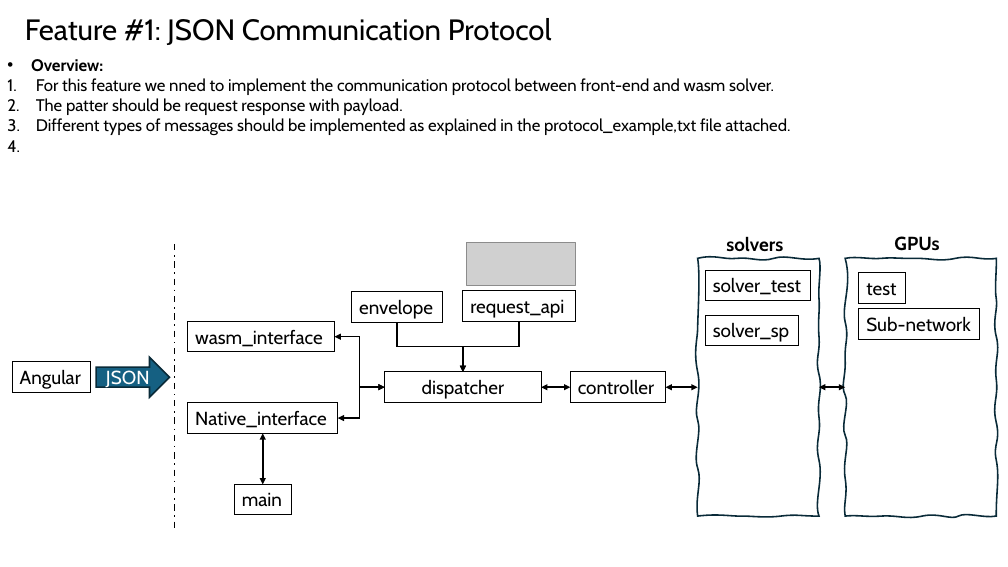
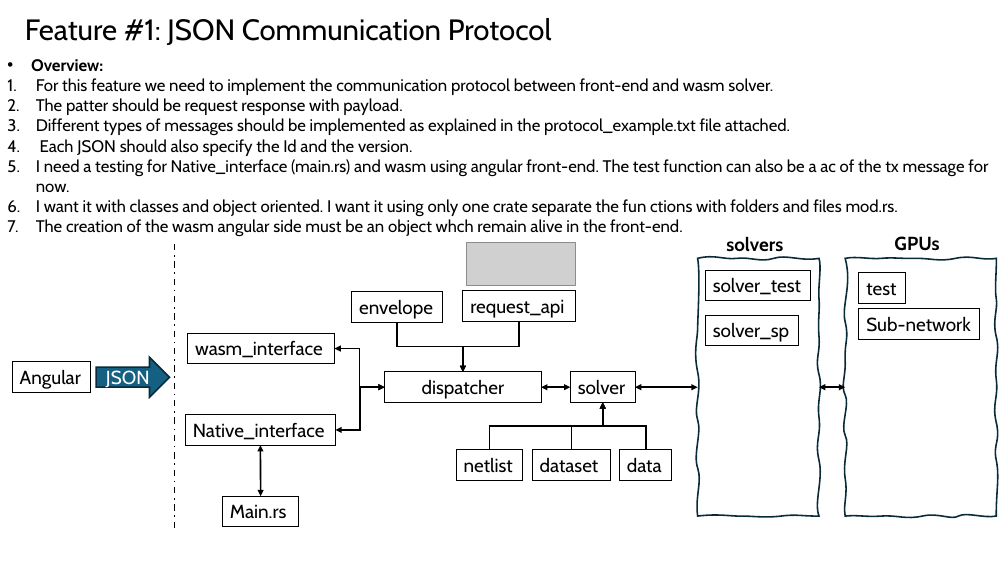
Before and after one commit to Cristiana85/integra-v1.0, a slide deck: slide 8 of INTEGRA Editor Project.pptx. Drawn at 1008x567 pixels with LibreOffice and Linux fonts; fonts in the diff are those of the drawing; grey boxes stand for pictures. Boxes give left, top, right and bottom in pixels: in the first picture for what was removed or moved away, otherwise in the second. Text is boxed around its words. In the diff, an @@ line names an element or a change of style, - is before the commit and + after.

```diff
--- a/INTEGRA Editor Project.pptx
+++ b/INTEGRA Editor Project.pptx
@@ text at [36,78,773,95]: text changed @@
-1. For this feature we nned to implement the communication protocol between front-end and wasm solver.
+1. For this feature we need to implement the communication protocol between front-end and wasm solver.
@@ text at [36,118,988,236]: text changed @@
-3. Different types of messages should be implemented as explained in the protocol_example,txt file attached.
+3. Different types of messages should be implemented as explained in the protocol_example.txt file attached.
+4. Each JSON should also specify the Id and the version.
+5. I need a testing for Native_interface (main.rs) and wasm using angular front-end. The test function can also be a ac of the tx message for now.
+6. I want it with classes and object oriented. I want it using only one crate separate the fun ctions with folders and files mod.rs.
+7. The creation of the wasm angular side must be an object whch remain alive in the front-end.
@@ rectangle "wasm_interface": place and size @@
-rectangle "wasm_interface" at [188,321,334,352]
+rectangle "wasm_interface" at [188,333,334,364]
@@ elbow double arrow moved from (334, 337) - (385, 387) to (334, 349) - (385, 387) @@
@@ elbow double arrow moved from (338, 418) - (385, 387) to (336, 430) - (385, 387) @@
@@ rectangle "solver": place and size @@
-rectangle "solver" at [570,372,665,402]
+rectangle "solver" at [570,372,635,402]
@@ text in rectangle at [578,379,625,394]: text changed @@
-controller
+solver
@@ double arrow moved from (666, 387) - (698, 387) to (635, 387) - (698, 387) @@
@@ rectangle "Native_interface": place and size @@
-rectangle "Native_interface" at [188,403,337,433]
+rectangle "Native_interface" at [185,415,335,445]
@@ elbow arrow added from (490, 450) to (603, 402), #000000 1.5 pt @@
@@ elbow arrow added from (572, 450) to (603, 402), #000000 1.5 pt @@
@@ elbow arrow added from (646, 450) to (603, 402), #000000 1.5 pt @@
@@ double arrow moved from (263, 485) - (263, 433) to (261, 496) - (260, 445) @@
@@ rectangle added at [456,450,523,480], outline #000000 0.75 pt, 18 pt, text #000000 @@
+netlist
@@ rectangle added at [532,450,610,480], outline #000000 0.75 pt, 18 pt, text #000000 @@
+dataset
@@ rectangle added at [619,450,671,480], outline #000000 0.75 pt, 18 pt, text #000000 @@
+data
@@ rectangle "Main.rs": place and size @@
-rectangle "Main.rs" at [234,485,291,515]
+rectangle "Main.rs" at [222,496,299,526]
@@ text in rectangle at [230,504,287,518]: text changed @@
-main
+Main.rs
```
Also in this commit, not shown: 1 other slide changed, 50 other files.
